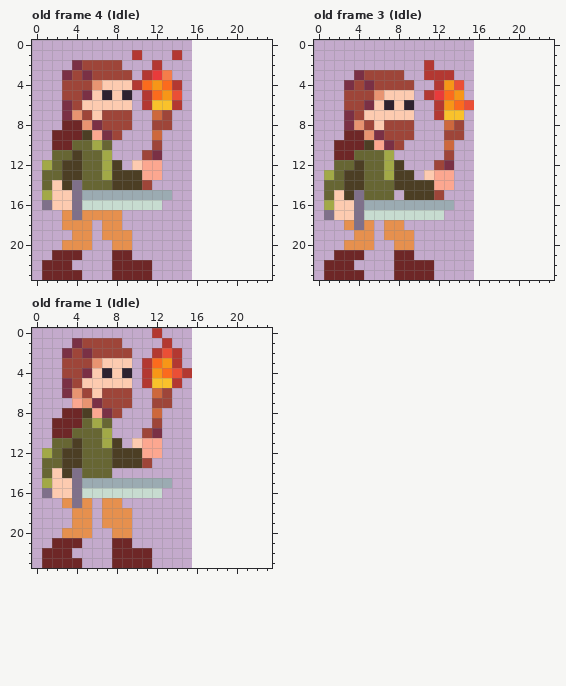
Pixel-art file, stored at Assets/AsepriteFiles/PlayerSpriteSheet.aseprite. This is how it looked before the edit.
16x24 pixels, 4 frames. Shown: old frame 4 (Idle), old frame 3 (Idle), old frame 1 (Idle). The old version is drawn lined up with the new one, on the new canvas. The commit also changed other frames, which this record leaves out.
The same view after the edit:
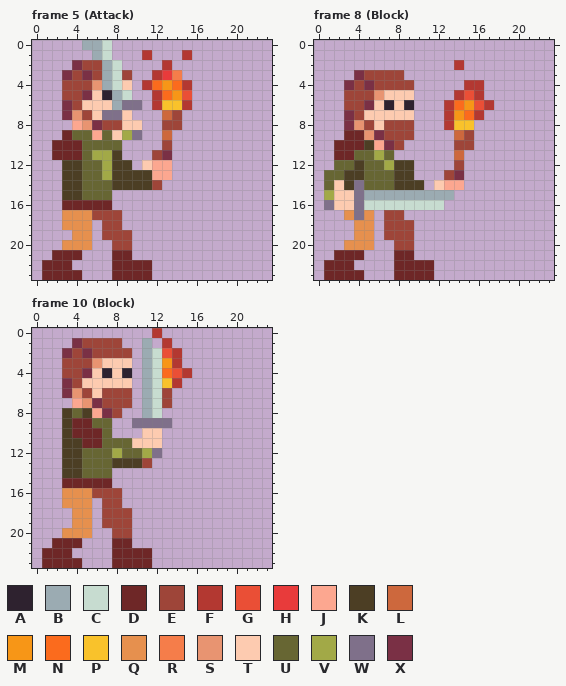
Palette (. is transparent): A #2e222f  B #9babb2  C #c7dcd0  D #6e2727  E #9e4539  F #b33831  G #ea4f36  H #e83b3b  J #fca790  K #4c3e24  L #cd683d  M #f79617  N #fb6b1d  P #f9c22b  Q #e6904e  R #f57d4a  S #e89471  T #fdcbb0  U #676633  V #a2a947  W #7f708a  X #7a3045
A new or re-ordered frame is compared with the old frame closest to it.
What changed:
canvas 16x24 -> 24x24
frames 4 -> 21
Frame 5 (Attack) is new; against old frame 4 (Idle):
y 0: x 5..7 ... -> BBC
y 1: x 6..7 .. -> BC; x 10..11 F. -> .F; x 14..15 F. -> .F
y 2: x 7..8 EE -> BC; x 12..13 F. -> .F
y 3: x 7..8 EE -> BC; x 11..14 FHR. -> .FHR
y 4: x 7..8 TT -> BC; x 10..15 FNMNF. -> .FNMNF
y 5: x 8..9 TA -> BC; x 11..15 FNMG. -> .FNMG
y 6: x 8..12 TT.FP -> BWW.F; x 14..15 F. -> PF
y 7: x 7..9 EEE -> WWT; x 12..14 LE. -> .LE
y 8: x 3..4 DD -> .J; x 9..10 E. -> TT; x 12 E -> .; x 14 . -> E
y 9: x 2 D -> .; x 4..5 DK -> UU; x 7..10 XE.. -> UTVW; x 12..13 L. -> .L
y 10: x 4 U -> D; x 6 V -> U; x 8 . -> U; x 12..13 E. -> .E
y 11: x 2..4 UUK -> DDD; x 6 U -> V; x 8 . -> K; x 11..13 EX. -> .EX
y 12: x 1..2 VU -> ..; x 9..11 .TJ -> K.T; x 13 . -> J
y 13: x 1..2 UU -> ..; x 11 J -> K; x 13 . -> J
y 14: x 1..2 UT -> ..; x 4 W -> K; x 11..12 E. -> KE
y 15: x 1..13 VTTWBBBBBBBBB -> ..KKUUU......
y 16: x 1..12 WTTWCCCCCCCC -> ..DDDDD.....
y 17: x 4 W -> Q; x 6..8 QQQ -> EEE
y 18: x 7..8 QQ -> EE
y 19: x 7..9 QQQ -> EEE
y 20: x 8..9 QQ -> EE
Frame 8 (Block) is new; against old frame 3 (Idle):
y 2: x 11 F -> .; x 14 . -> F
y 3: x 11..13 FFF -> ...
y 4: x 12..16 FMG.. -> ...FF
y 5: x 11..16 FHNM.. -> ...FGF
y 6: x 12..13 FM -> .F; x 15..17 G.. -> MGF
y 7: x 12..16 FPP.. -> .FMNF
y 8: x 13..15 LE. -> FPP
y 9: x 13..15 EE. -> .LE
y 10: x 13..15 L.. -> .EE
y 11: x 6..7 UV -> VU; x 13..14 E. -> .L
y 12: x 9 . -> K; x 12..14 EX. -> ..E
y 13: x 1 V -> U; x 7 V -> U; x 11..14 TJJ. -> ..EX
y 14: x 2 U -> T; x 4 K -> W; x 11..12 KJ -> .T; x 14 . -> J
y 15: x 1 U -> V; x 3 K -> T; x 5..13 UUU.KKKE. -> BBBBBBBBB
y 16: x 1 V -> W; x 5..13 BBBBBBBBB -> CCCCCCCC.
y 17: x 1..3 WTT -> ..Q; x 5..12 CCCCCCCC -> Q.EE....
y 18: x 3..4 QW -> .Q; x 7..9 QQ. -> EEE
y 19: x 7..9 QQQ -> EEE
y 20: x 8..9 QQ -> EE
Frame 10 (Block) is new; against old frame 1 (Idle):
y 1: x 11 . -> B
y 2: x 11..12 .F -> BC
y 3: x 11..12 FN -> BC
y 4: x 11..12 FM -> BC
y 5: x 11..12 FP -> BC
y 6: x 11..12 .L -> BC
y 7: x 11..12 .E -> BC
y 8: x 3..4 DD -> KU; x 11..12 .L -> BC
y 9: x 2..3 DD -> .K; x 5..6 UV -> DU; x 10..13 ..E. -> WWWW
y 10: x 2..7 DDUUUV -> .KDDDU; x 11..12 EX -> TT
y 11: x 2..3 UU -> .K; x 5..9 UUVK. -> DDUUU; x 11..12 JJ -> TT
y 12: x 1..2 VU -> ..; x 8..12 KKKJJ -> VUUVW
y 13: x 1..2 UU -> ..
y 14: x 1..2 UT -> ..; x 4 W -> K
y 15: x 1..13 VTTWBBBBBBBBB -> ..DDDDD......
y 16: x 1..12 WTTWCCCCCCCC -> ..QQQEEE....
y 17: x 4 W -> Q; x 7..8 QQ -> EE
y 18..19: x 7..9 QQQ -> EEE
y 20: x 8..9 QQ -> EE
Boxes around the changes in both pictures, in picture pixels (x1, y1, x2, y2):
changed: (42, 40, 192, 250)
changed: (324, 60, 494, 250)
changed: (42, 338, 172, 538)
